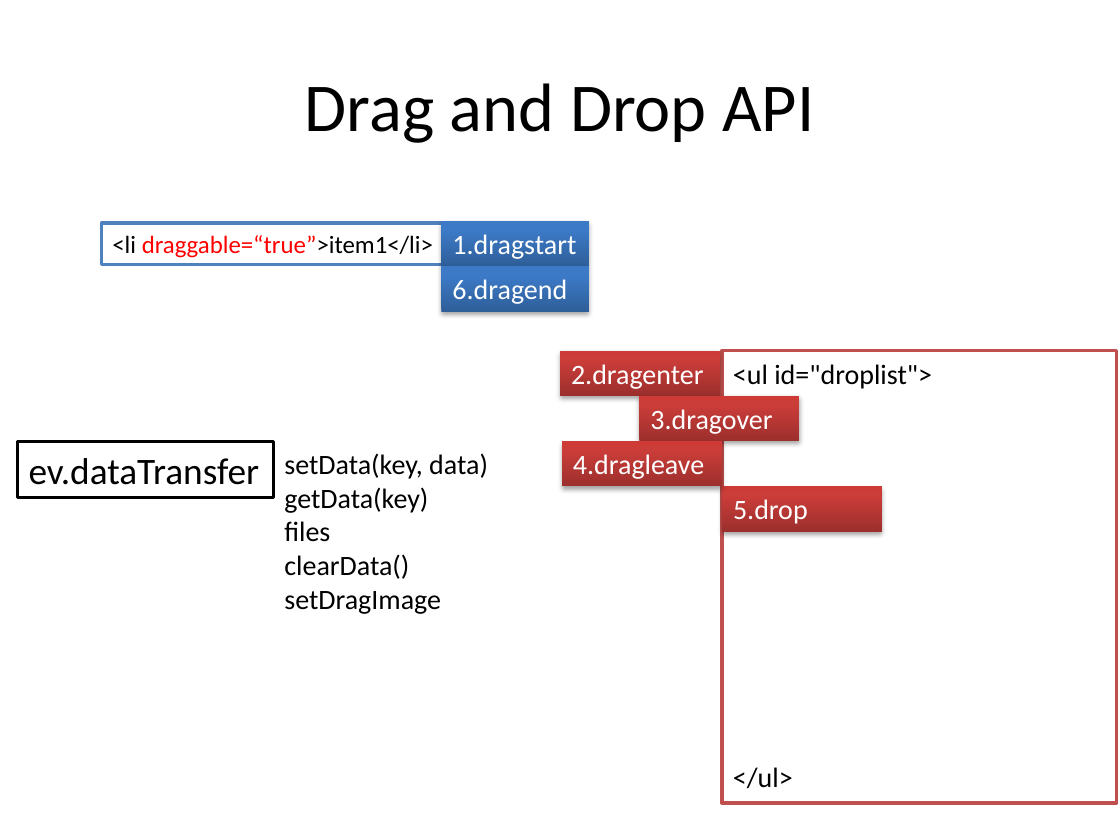
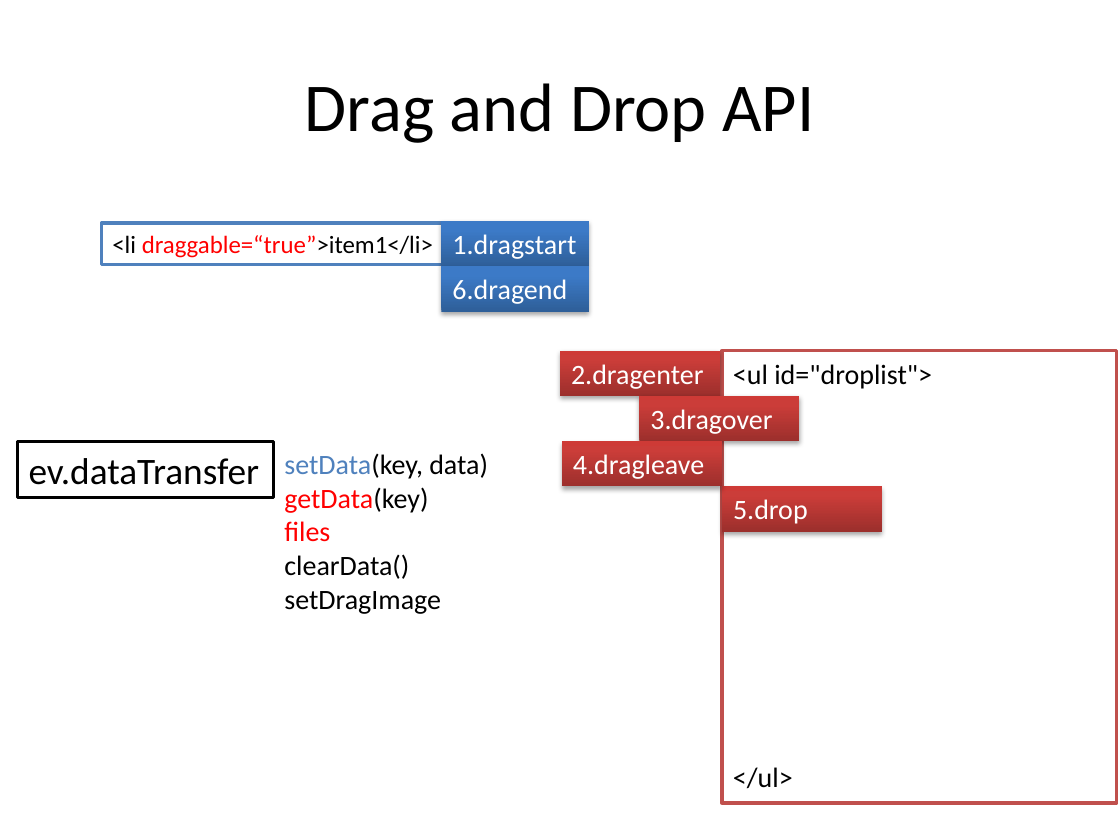
Before and after one commit to HLimit/h5_Traning, a slide deck: slide 4 of [presentation/[10]DragAndDrop.pptx. Drawn at 1120x840 pixels with LibreOffice and Linux fonts; fonts in the diff are those of the drawing. Boxes give left, top, right and bottom in pixels: in the first picture for what was removed or moved away, otherwise in the second. Text is boxed around its words. In the diff, an @@ line names an element or a change of style, - is before the commit and + after.

```diff
--- a/[presentation/[10]DragAndDrop.pptx
+++ b/[presentation/[10]DragAndDrop.pptx
@@ text at (x1=284, y1=453, x2=488, y2=542): text colour #000000 to #4F81BD in "setData(key,"; text colour #000000 to #FF0000 in "getData(key)", "files" @@
```
Also in this commit, not shown: 22 other files.
